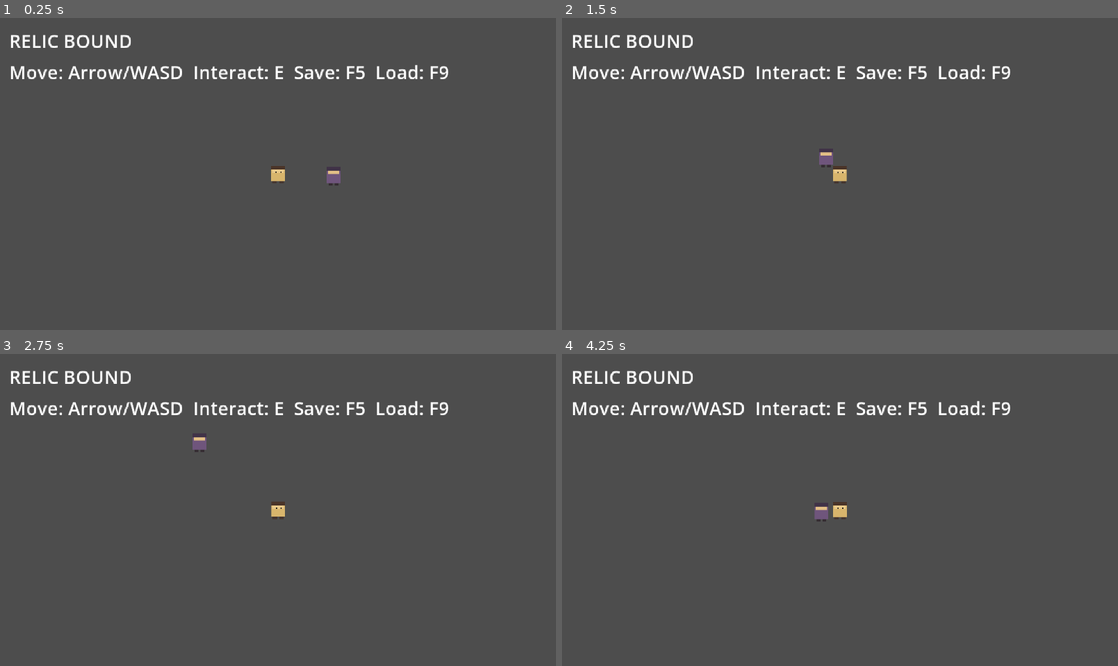
Above: before the commit, frames 1-4 (two rows, left to right).
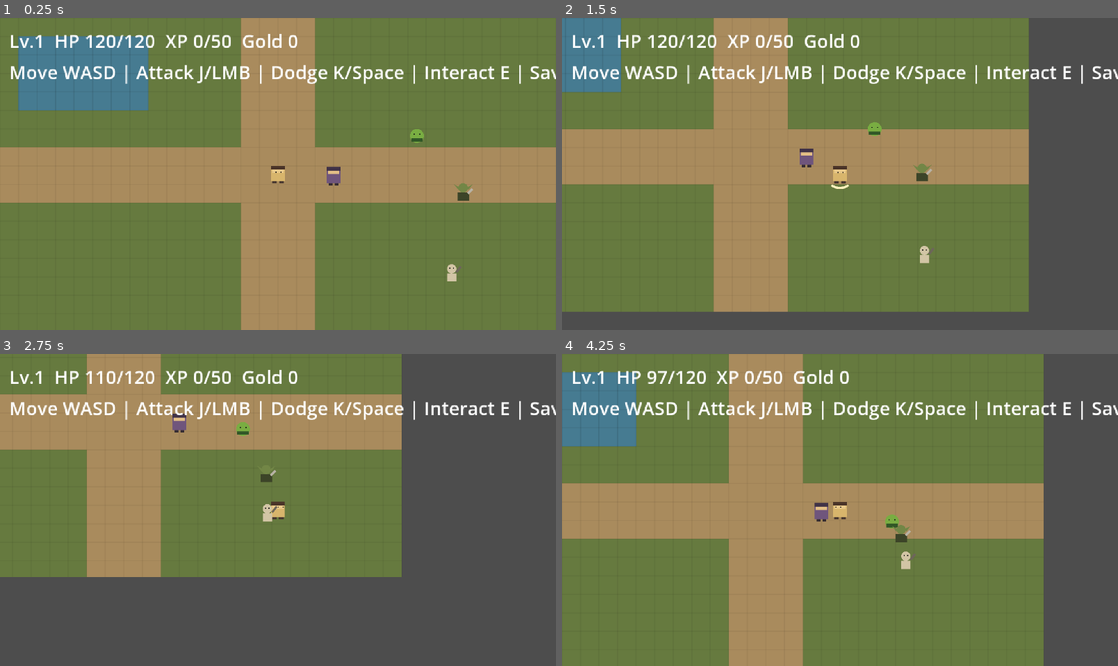
Above: after the commit, the same moments.

Repository: tjqmf14-source/rpg-game-v1
Game: Godot game, scene res://scenes/main.tscn
Same seed, same stepped clock (60 frames per second), same inputs: the game is played once before the commit and once after it.
Inputs (mouse positions are in pixels of both pictures, inside the frame that each line leads up to):
- Up to frame 1 (0.25 s): no input
- Up to frame 2 (1.5 s): tap Enter at 0.5 s; move the mouse to (962, 158) at 0.52 s; hold Right (ui_right) 0.53-1.28 s; tap J at 0.6 s; click (962, 158) at 0.67 s; tap Space at 0.77, 1.07 s; tap K at 0.8, 1.35 s; move the mouse to (728, 189) at 1.27 s; hold Down (ui_down) from 1.28 s (still down); click (728, 189) at 1.42 s
- Up to frame 3 (2.75 s): tap Space at 1.52, 1.55, 1.82, 2.1 s; move the mouse to (333, 441) at 2.02 s; release Down (ui_down) at 2.03 s; hold Right (ui_right) from 2.03 s (still down); click (333, 441) at 2.17 s; tap J at 2.3 s
- Up to frame 4 (4.25 s): move the mouse to (812, 572) at 2.77 s; release Right (ui_right) at 2.78 s; hold Up (ui_up) 2.78-3.53 s; tap J at 2.85 s; click (812, 572) at 2.92 s; tap Space at 3.02, 3.32, 3.77, 3.8, 4.07 s; tap K at 3.05, 3.6 s; move the mouse to (1006, 556) at 3.52 s; hold Left (ui_left) from 3.53 s (still down); click (1006, 556) at 3.67 s

The runs differ from the first frame. In frame 1, 99% of the frame differs, in the area x 0-100%, y 0-100%; in frame 2, 79%; in frame 3, 52%; in frame 4, 86%.
Error before the commit: Parse Error: Expected statement, found "else" instead. (res://scripts/main.gd:31)

Commit message:
Add combat vertical slice v0.3
Implement player combat, dodge, enemy AI, damage, drops, experience progression, and combat HUD with Godot CI validation.

Diff:
--- a/scenes/main.tscn
+++ b/scenes/main.tscn
@@ -1,10 +1,11 @@
-[gd_scene load_steps=9 format=3]
+[gd_scene load_steps=11 format=3]
 
 [ext_resource type="Script" path="res://scripts/main.gd" id="1_main"]
 [ext_resource type="Script" path="res://scripts/player/player_controller.gd" id="2_player"]
 [ext_resource type="Script" path="res://scripts/interaction/interaction_sensor.gd" id="3_sensor"]
 [ext_resource type="Script" path="res://scripts/interaction/interactable_npc.gd" id="4_npc"]
 [ext_resource type="Script" path="res://scripts/ui/dialogue_box.gd" id="5_dialogue"]
+[ext_resource type="Script" path="res://scripts/combat/enemy_controller.gd" id="6_enemy"]
 
 [sub_resource type="RectangleShape2D" id="RectangleShape2D_player"]
 size = Vector2(10, 10)
@@ -14,6 +15,9 @@
 
 [sub_resource type="RectangleShape2D" id="RectangleShape2D_npc"]
 size = Vector2(12, 12)
+
+[sub_resource type="RectangleShape2D" id="RectangleShape2D_enemy"]
+size = Vector2(12, 10)
 
 [node name="Main" type="Node2D"]
 script = ExtResource("1_main")
@@ -37,7 +41,6 @@
 shape = SubResource("CircleShape2D_interaction")
 
 [node name="Camera2D" type="Camera2D" parent="Player"]
-position = Vector2(0, 0)
 enabled = true
 position_smoothing_enabled = false
 
@@ -48,11 +51,62 @@
 monitoring = false
 script = ExtResource("4_npc")
 speaker_name = "로완"
-dialogue_text = "이 길 끝의 오래된 숲에는 빛나는 파편이 떨어졌다고 해. 준비가 되면 북쪽으로 가 보게."
+dialogue_text = "동쪽 초원에 마물이 나타났네. 공격은 J 또는 마우스 왼쪽, 회피는 K 또는 Space로 해보게."
 
 [node name="CollisionShape2D" type="CollisionShape2D" parent="GuideNPC"]
 position = Vector2(0, 2)
 shape = SubResource("RectangleShape2D_npc")
+
+[node name="Slime" type="CharacterBody2D" parent="."]
+position = Vector2(360, 100)
+collision_layer = 4
+collision_mask = 0
+script = ExtResource("6_enemy")
+monster_id = "meadow_slime"
+max_hp = 36
+move_speed = 25.0
+contact_damage = 5
+xp_reward = 12
+gold_reward = 2
+item_drop_id = "wild_herb"
+item_drop_chance = 1.0
+
+[node name="CollisionShape2D" type="CollisionShape2D" parent="Slime"]
+shape = SubResource("RectangleShape2D_enemy")
+
+[node name="Goblin" type="CharacterBody2D" parent="."]
+position = Vector2(400, 150)
+collision_layer = 4
+collision_mask = 0
+script = ExtResource("6_enemy")
+monster_id = "goblin_scout"
+max_hp = 52
+move_speed = 35.0
+contact_damage = 8
+xp_reward = 18
+gold_reward = 4
+item_drop_id = "iron_scrap"
+item_drop_chance = 0.8
+
+[node name="CollisionShape2D" type="CollisionShape2D" parent="Goblin"]
+shape = SubResource("RectangleShape2D_enemy")
+
+[node name="Skeleton" type="CharacterBody2D" parent="."]
+position = Vector2(390, 220)
+collision_layer = 4
+collision_mask = 0
+script = ExtResource("6_enemy")
+monster_id = "restless_skeleton"
+max_hp = 60
+move_speed = 30.0
+contact_damage = 10
+xp_reward = 24
+gold_reward = 6
+item_drop_id = "ancient_shard"
+item_drop_chance = 0.5
+
+[node name="CollisionShape2D" type="CollisionShape2D" parent="Skeleton"]
+shape = SubResource("RectangleShape2D_enemy")
 
 [node name="UI" type="CanvasLayer" parent="."]
 
@@ -68,13 +122,13 @@
 text = "RELIC BOUND"
 
 [node name="Help" type="Label" parent="UI/Margin/VBox"]
-text = "Move: Arrow/WASD  Interact: E  Save: F5  Load: F9"
+text = "Move WASD | Attack J/LMB | Dodge K/Space | Interact E | Save F5 | Load F9"
 
 [node name="Toast" type="Label" parent="UI"]
 visible = false
-offset_left = 208.0
+offset_left = 185.0
 offset_top = 72.0
-offset_right = 272.0
+offset_right = 295.0
 offset_bottom = 96.0
 text = "Saved"
 horizontal_alignment = 1
--- /dev/null
+++ b/scripts/combat/enemy_controller.gd
@@ -0,0 +1,129 @@
+extends CharacterBody2D
+class_name EnemyController
+
+@export var monster_id: String = "meadow_slime"
+@export var max_hp: int = 36
+@export var move_speed: float = 30.0
+@export var contact_damage: int = 6
+@export var aggro_range: float = 96.0
+@export var attack_range: float = 15.0
+@export var attack_cooldown: float = 0.85
+@export var xp_reward: int = 10
+@export var gold_reward: int = 2
+@export var item_drop_id: String = ""
+@export_range(0.0, 1.0, 0.05) var item_drop_chance: float = 0.0
+
+var hp: int
+var target: Node2D
+var attack_cooldown_left: float = 0.0
+var hurt_flash_left: float = 0.0
+
+
+func _ready() -> void:
+	hp = max_hp
+	add_to_group("enemies")
+	target = get_tree().get_first_node_in_group("player") as Node2D
+	queue_redraw()
+
+
+func _physics_process(delta: float) -> void:
+	attack_cooldown_left = maxf(0.0, attack_cooldown_left - delta)
+
+	if hurt_flash_left > 0.0:
+		hurt_flash_left = maxf(0.0, hurt_flash_left - delta)
+		queue_redraw()
+
+	if GameState.dialogue_open:
+		velocity = Vector2.ZERO
+		move_and_slide()
+		return
+
+	if target == null or not is_instance_valid(target):
+		target = get_tree().get_first_node_in_group("player") as Node2D
+		if target == null:
+			return
+
+	var offset := target.global_position - global_position
+	var distance := offset.length()
+
+	if distance > aggro_range:
+		velocity = Vector2.ZERO
+		move_and_slide()
+		return
+
+	if distance > attack_range:
+		velocity = offset.normalized() * move_speed
+		move_and_slide()
+		return
+
+	velocity = Vector2.ZERO
+	move_and_slide()
+
+	if attack_cooldown_left <= 0.0 and target.has_method("take_damage"):
+		target.call("take_damage", contact_damage, self)
+		attack_cooldown_left = attack_cooldown
+
+
+func take_damage(amount: int, _source: Node = null) -> void:
+	if amount <= 0 or hp <= 0:
+		return
+
+	hp = maxi(0, hp - amount)
+	hurt_flash_left = 0.1
+	queue_redraw()
+
+	if hp == 0:
+		_die()
+
+
+func _die() -> void:
+	GameState.add_experience(xp_reward)
+	GameState.add_gold(gold_reward)
+
+	if not item_drop_id.is_empty() and randf() <= item_drop_chance:
+		GameState.add_item(item_drop_id, 1)
+
+	queue_free()
+
+
+func _draw() -> void:
+	var base_color := Color("79ad42")
+	var accent := Color("315727")
+
+	match monster_id:
+		"goblin_scout":
+			base_color = Color("728646")
+			accent = Color("3c4428")
+		"restless_skeleton":
+			base_color = Color("d2c5a5")
+			accent = Color("6d6659")
+		_:
+			base_color = Color("79ad42")
+			accent = Color("315727")
+
+	if hurt_flash_left > 0.0:
+		base_color = Color("f6d0c3")
+
+	if monster_id == "meadow_slime":
+		draw_circle(Vector2(0, 2), 6.0, base_color)
+		draw_rect(Rect2(-5, 4, 10, 3), accent)
+		draw_rect(Rect2(-3, 0, 1, 1), Color("182018"))
+		draw_rect(Rect2(2, 0, 1, 1), Color("182018"))
+	elif monster_id == "restless_skeleton":
+		draw_circle(Vector2(0, -3), 4.0, base_color)
+		draw_rect(Rect2(-4, 1, 8, 7), base_color)
+		draw_rect(Rect2(-2, -4, 1, 1), Color("25231f"))
+		draw_rect(Rect2(1, -4, 1, 1), Color("25231f"))
+		draw_line(Vector2(4, 0), Vector2(8, -5), accent, 2.0)
+	else:
+		draw_circle(Vector2(0, -3), 4.0, base_color)
+		draw_rect(Rect2(-5, 1, 10, 7), accent)
+		draw_polygon(
+			PackedVector2Array([Vector2(-4, -4), Vector2(-8, -6), Vector2(-4, -1)]),
+			PackedColorArray([base_color])
+		)
+		draw_polygon(
+			PackedVector2Array([Vector2(4, -4), Vector2(8, -6), Vector2(4, -1)]),
+			PackedColorArray([base_color])
+		)
+		draw_line(Vector2(4, 2), Vector2(8, -2), Color("b8b2a5"), 2.0)
--- a/scripts/core/game_state.gd
+++ b/scripts/core/game_state.gd
@@ -5,6 +5,10 @@
 signal inventory_changed(item_id: String, new_amount: int)
 signal dialogue_opened(speaker: String, text: String)
 signal dialogue_closed
+signal player_hp_changed(current_hp: int, max_hp: int)
+signal experience_changed(current_xp: int, next_xp: int)
+signal player_leveled_up(new_level: int)
+signal player_defeated
 
 var gold: int = 0
 var unlocked_heroes: Array[String] = ["wanderer"]
@@ -17,6 +21,12 @@
 }
 
 var dialogue_open: bool = false
+
+var player_level: int = 1
+var experience: int = 0
+var experience_to_next: int = 50
+var player_max_hp: int = 120
+var player_hp: int = 120
 
 
 func add_gold(amount: int) -> void:
@@ -53,6 +63,50 @@
 	return int(inventory.get(item_id, 0))
 
 
+func add_experience(amount: int) -> void:
+	if amount <= 0:
+		return
+
+	experience += amount
+	while experience >= experience_to_next:
+		experience -= experience_to_next
+		player_level += 1
+		experience_to_next = 50 + (player_level - 1) * 25
+		player_max_hp += 10
+		player_hp = player_max_hp
+		player_leveled_up.emit(player_level)
+		player_hp_changed.emit(player_hp, player_max_hp)
+
+	experience_changed.emit(experience, experience_to_next)
+
+
+func damage_player(amount: int) -> bool:
+	if amount <= 0 or player_hp <= 0:
+		return false
+
+	player_hp = maxi(0, player_hp - amount)
+	player_hp_changed.emit(player_hp, player_max_hp)
+
+	if player_hp == 0:
+		player_defeated.emit()
+		return true
+
+	return false
+
+
+func heal_player(amount: int) -> void:
+	if amount <= 0 or player_hp <= 0:
+		return
+
+	player_hp = mini(player_max_hp, player_hp + amount)
+	player_hp_changed.emit(player_hp, player_max_hp)
+
+
+func respawn_player() -> void:
+	player_hp = player_max_hp
+	player_hp_changed.emit(player_hp, player_max_hp)
+
+
 func open_dialogue(speaker: String, text: String) -> void:
 	dialogue_open = true
 	dialogue_opened.emit(speaker, text)
@@ -79,12 +133,17 @@
 
 func to_save_dict() -> Dictionary:
 	return {
-		"version": 1,
+		"version": 2,
 		"gold": gold,
 		"unlocked_heroes": unlocked_heroes,
 		"current_party": current_party,
 		"inventory": inventory,
-		"world_state": world_state
+		"world_state": world_state,
+		"player_level": player_level,
+		"experience": experience,
+		"experience_to_next": experience_to_next,
+		"player_max_hp": player_max_hp,
+		"player_hp": player_hp
 	}
 
 
@@ -106,5 +165,13 @@
 	inventory = Dictionary(data.get("inventory", {})).duplicate(true)
 	world_state = Dictionary(data.get("world_state", {})).duplicate(true)
 
+	player_level = maxi(1, int(data.get("player_level", 1)))
+	experience = maxi(0, int(data.get("experience", 0)))
+	experience_to_next = maxi(1, int(data.get("experience_to_next", 50)))
+	player_max_hp = maxi(1, int(data.get("player_max_hp", 120)))
+	player_hp = clampi(int(data.get("player_hp", player_max_hp)), 1, player_max_hp)
+
 	dialogue_open = false
 	gold_changed.emit(gold)
+	player_hp_changed.emit(player_hp, player_max_hp)
+	experience_changed.emit(experience, experience_to_next)
--- a/scripts/main.gd
+++ b/scripts/main.gd
@@ -9,6 +9,11 @@
 
 func _ready() -> void:
 	queue_redraw()
+	GameState.player_leveled_up.connect(_on_player_leveled_up)
+	_update_hud()
+
+
+func _process(_delta: float) -> void:
 	_update_hud()
 
 
@@ -27,26 +32,22 @@
 		var ok := SaveManager.load_game()
 		if ok:
 			player.position = GameState.get_player_position()
-		_show_toast("Loaded")
+			_show_toast("Loaded")
 		else:
 			_show_toast("No save data")
 		get_viewport().set_input_as_handled()
 
 
 func _draw() -> void:
-	# Placeholder environment aligned to the 16px world grid.
 	draw_rect(Rect2(Vector2.ZERO, Vector2(VIEWPORT_SIZE)), Color("667a3f"))
 
-	# Dirt road.
 	draw_rect(Rect2(0, 112, 480, 48), Color("a98b5d"))
 	draw_rect(Rect2(208, 0, 64, 270), Color("a98b5d"))
 
-	# Small water area.
 	draw_rect(Rect2(16, 16, 112, 64), Color("467b91"))
 	for x in range(16, 128, TILE_SIZE):
 		draw_line(Vector2(x, 16), Vector2(x, 80), Color(0.25, 0.43, 0.50, 0.35), 1.0)
 
-	# 16px debug grid kept intentionally subtle during bootstrap.
 	for x in range(0, VIEWPORT_SIZE.x + 1, TILE_SIZE):
 		draw_line(Vector2(x, 0), Vector2(x, VIEWPORT_SIZE.y), Color(0, 0, 0, 0.05), 1.0)
 	for y in range(0, VIEWPORT_SIZE.y + 1, TILE_SIZE):
@@ -57,10 +58,14 @@
 	var label := get_node_or_null("UI/Margin/VBox/Status") as Label
 	if label == null:
 		return
-	label.text = "RELIC BOUND  |  Heroes %d  Monsters %d  Items %d" % [
-		GameDatabase.heroes.size(),
-		GameDatabase.monsters.size(),
-		GameDatabase.items.size()
+
+	label.text = "Lv.%d  HP %d/%d  XP %d/%d  Gold %d" % [
+		GameState.player_level,
+		GameState.player_hp,
+		GameState.player_max_hp,
+		GameState.experience,
+		GameState.experience_to_next,
+		GameState.gold
 	]
 
 
@@ -68,3 +73,7 @@
 	toast_label.text = message
 	toast_label.show()
 	get_tree().create_timer(1.5).timeout.connect(func() -> void: toast_label.hide())
+
+
+func _on_player_leveled_up(new_level: int) -> void:
+	_show_toast("Level Up! Lv.%d" % new_level)
--- a/scripts/player/player_controller.gd
+++ b/scripts/player/player_controller.gd
@@ -2,17 +2,43 @@
 class_name PlayerController
 
 @export var move_speed: float = 80.0
+@export var attack_damage: int = 20
+@export var attack_range: float = 26.0
+@export var attack_cooldown: float = 0.35
+@export var dodge_cooldown: float = 0.7
+@export var dodge_duration: float = 0.14
+@export var dodge_speed_multiplier: float = 2.4
 
 var facing: Vector2 = Vector2.DOWN
+var attack_cooldown_left: float = 0.0
+var attack_visual_left: float = 0.0
+var dodge_cooldown_left: float = 0.0
+var dodge_time_left: float = 0.0
+var dodge_direction: Vector2 = Vector2.DOWN
 
 
 func _ready() -> void:
+	add_to_group("player")
+	GameState.player_defeated.connect(_on_player_defeated)
 	queue_redraw()
 
 
-func _physics_process(_delta: float) -> void:
+func _physics_process(delta: float) -> void:
+	attack_cooldown_left = maxf(0.0, attack_cooldown_left - delta)
+	dodge_cooldown_left = maxf(0.0, dodge_cooldown_left - delta)
+
+	if attack_visual_left > 0.0:
+		attack_visual_left = maxf(0.0, attack_visual_left - delta)
+		queue_redraw()
+
 	if GameState.dialogue_open:
 		velocity = Vector2.ZERO
+		move_and_slide()
+		return
+
+	if dodge_time_left > 0.0:
+		dodge_time_left = maxf(0.0, dodge_time_left - delta)
+		velocity = dodge_direction * move_speed * dodge_speed_multiplier
 		move_and_slide()
 		return
 
@@ -38,8 +64,88 @@
 	move_and_slide()
 
 
+func _unhandled_input(event: InputEvent) -> void:
+	if GameState.dialogue_open:
+		return
+
+	if event is InputEventMouseButton:
+		if event.button_index == MOUSE_BUTTON_LEFT and event.pressed:
+			_try_attack()
+			get_viewport().set_input_as_handled()
+		return
+
+	if not (event is InputEventKey):
+		return
+	if not event.pressed or event.echo:
+		return
+
+	if event.keycode == KEY_J:
+		_try_attack()
+		get_viewport().set_input_as_handled()
+	elif event.keycode == KEY_K or event.keycode == KEY_SPACE:
+		_try_dodge()
+		get_viewport().set_input_as_handled()
+
+
+func _try_attack() -> void:
+	if attack_cooldown_left > 0.0 or dodge_time_left > 0.0:
+		return
+
+	attack_cooldown_left = attack_cooldown
+	attack_visual_left = 0.12
+	queue_redraw()
+
+	var best_target: Node2D = null
+	var best_distance := INF
+
+	for node in get_tree().get_nodes_in_group("enemies"):
+		var enemy := node as Node2D
+		if enemy == null or not is_instance_valid(enemy):
+			continue
+
+		var offset := enemy.global_position - global_position
+		var distance := offset.length()
+		if distance > attack_range or distance <= 0.001:
+			continue
+
+		if facing.dot(offset.normalized()) < 0.15:
+			continue
+
+		if distance < best_distance:
+			best_distance = distance
+			best_target = enemy
+
+	if best_target != null and best_target.has_method("take_damage"):
+		best_target.call("take_damage", attack_damage, self)
+
+
+func _try_dodge() -> void:
+	if dodge_cooldown_left > 0.0 or dodge_time_left > 0.0:
+		return
+
+	dodge_direction = facing
+	if velocity != Vector2.ZERO:
+		dodge_direction = velocity.normalized()
+
+	dodge_time_left = dodge_duration
+	dodge_cooldown_left = dodge_cooldown
+
+
+func take_damage(amount: int, _source: Node = null) -> void:
+	if dodge_time_left > 0.0:
+		return
+	GameState.damage_player(amount)
+	queue_redraw()
+
+
+func _on_player_defeated() -> void:
+	position = Vector2(240, 135)
+	GameState.set_player_position(position)
+	GameState.respawn_player()
+
+
 func _draw() -> void:
-	# Temporary 16px-grid character. Replaced by Sunnyside sprites later.
+	# Temporary 16px-grid character. Replaced by GPT-generated production sprite.
 	draw_rect(Rect2(-6, -7, 12, 13), Color("d8b56c"))
 	draw_rect(Rect2(-5, -6, 10, 5), Color("e9c98a"))
 	draw_rect(Rect2(-6, -7, 12, 3), Color("4a3428"))
@@ -49,3 +155,7 @@
 	var eye_offset := Vector2(signf(facing.x) * 2.0, signf(facing.y))
 	draw_rect(Rect2(eye_offset.x - 2, eye_offset.y - 3, 1, 1), Color("211d1a"))
 	draw_rect(Rect2(eye_offset.x + 2, eye_offset.y - 3, 1, 1), Color("211d1a"))
+
+	if attack_visual_left > 0.0:
+		var angle := facing.angle()
+		draw_arc(Vector2.ZERO, 12.0, angle - 0.65, angle + 0.65, 10, Color("fff1bd"), 2.0)
--- a/tests/smoke_test.gd
+++ b/tests/smoke_test.gd
@@ -10,6 +10,7 @@
 	_check_required_file("res://scripts/interaction/interaction_sensor.gd")
 	_check_required_file("res://scripts/interaction/interactable_npc.gd")
 	_check_required_file("res://scripts/ui/dialogue_box.gd")
+	_check_required_file("res://scripts/combat/enemy_controller.gd")
 	_check_json_array("res://data/heroes.json")
 	_check_json_array("res://data/monsters.json")
 	_check_json_array("res://data/items.json")
Not shown, added: assets/generated/ASSET_MANIFEST.md
Not shown, changed: docs/ROADMAP.md
